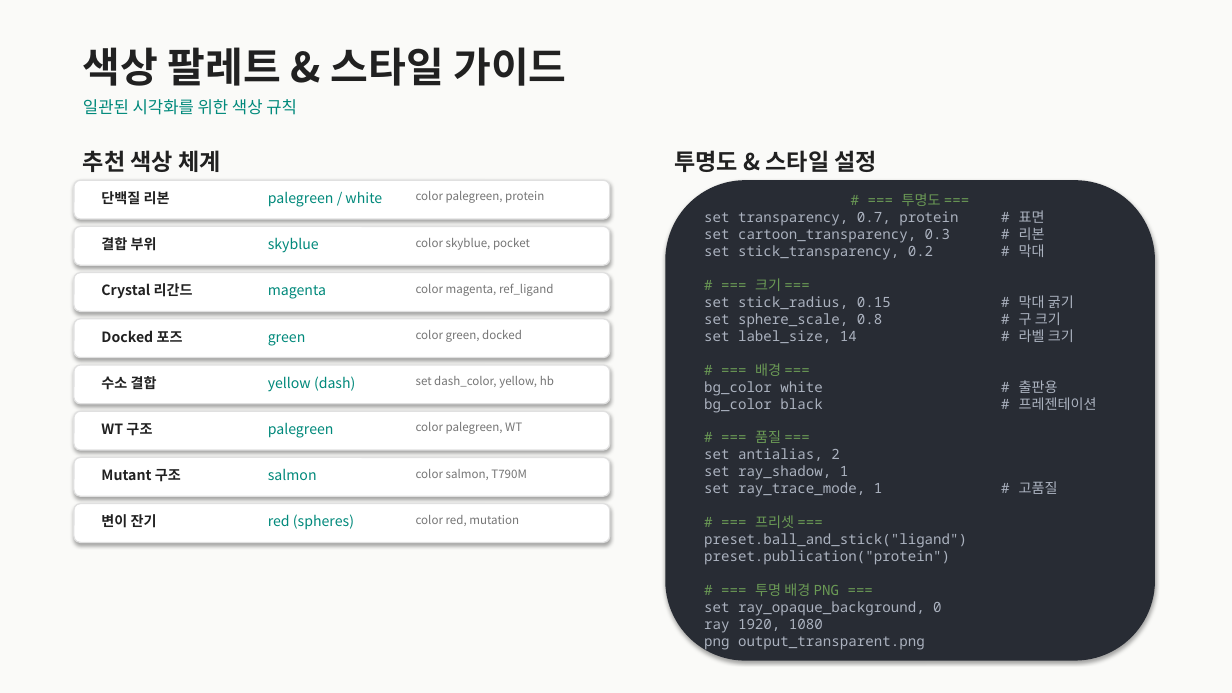
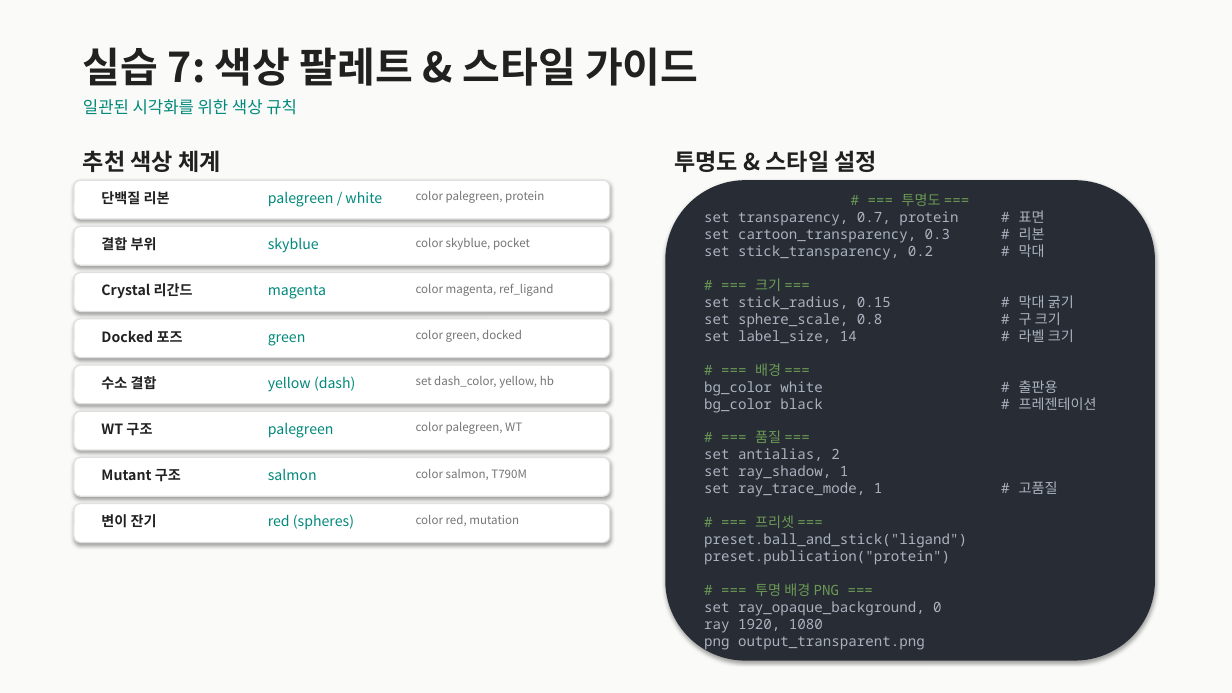
Before and after one commit to fourmodern/molecular_docking_tutorial, a slide deck: slide 12 of PyMOL_Tutorial.pptx. Drawn at 1232x693 pixels with LibreOffice and Linux fonts; fonts in the diff are those of the drawing. Boxes give left, top, right and bottom in pixels: in the first picture for what was removed or moved away, otherwise in the second. Text is boxed around its words. In the diff, an @@ line names an element or a change of style, - is before the commit and + after.

```diff
--- a/PyMOL_Tutorial.pptx
+++ b/PyMOL_Tutorial.pptx
@@ text at <box>83,47,698,86</box>: text changed @@
-색상 팔레트 & 스타일 가이드
+실습 7: 색상 팔레트 & 스타일 가이드
```
Also in this commit, not shown: 1 other slide changed, 2 other files.
